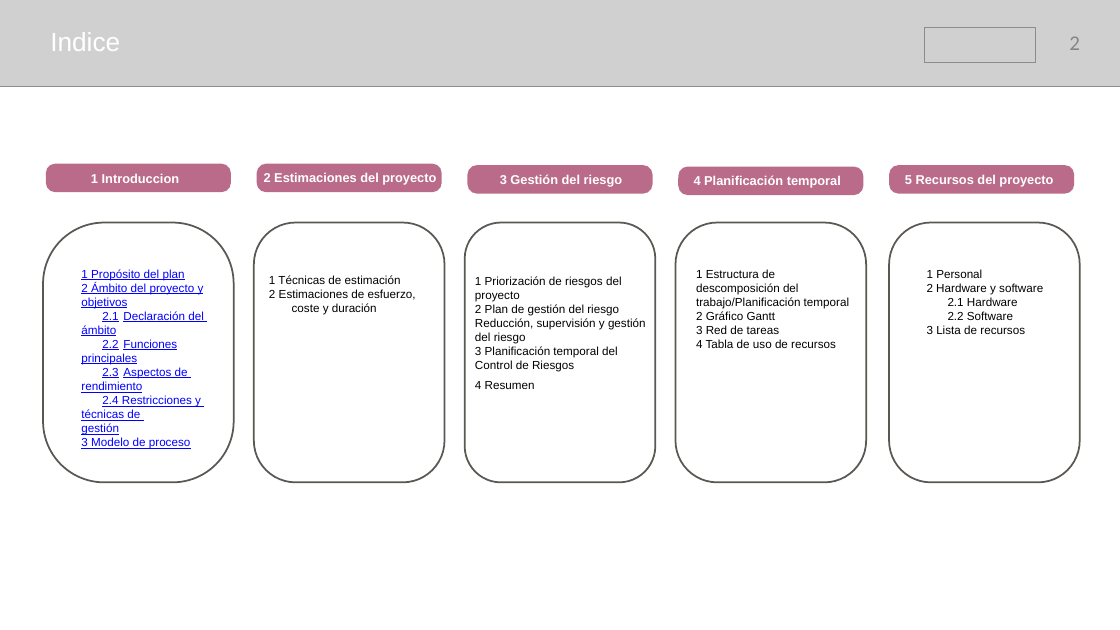
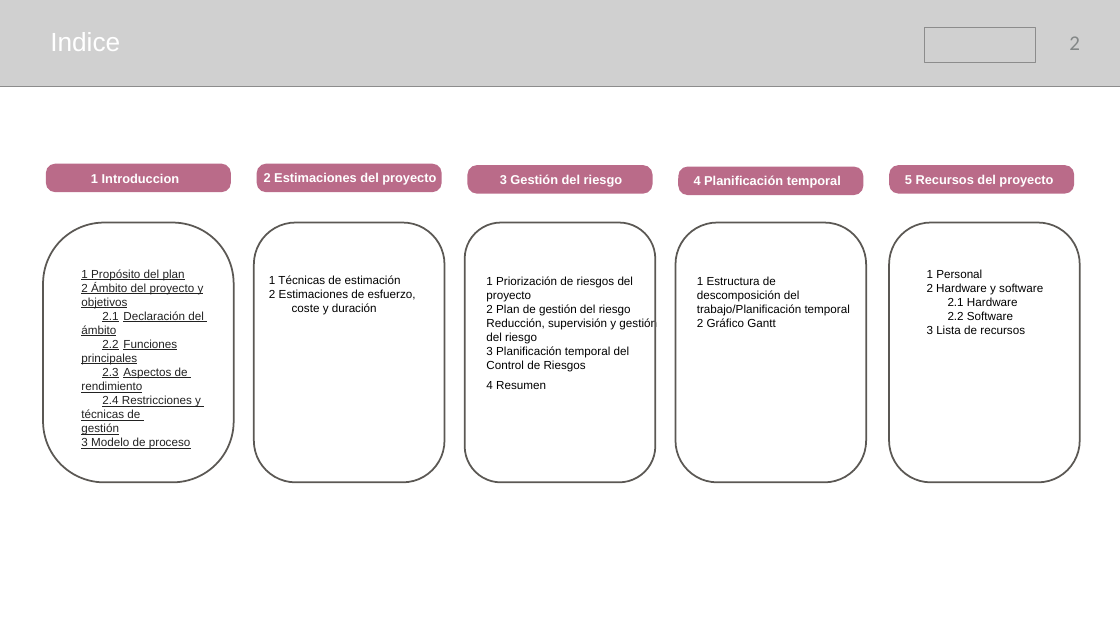
Before and after one commit to samusolo/iDoctor, a slide deck: slide 2 of Plan de proyecto.pptx. Drawn at 1120x630 pixels with LibreOffice and Linux fonts; fonts in the diff are those of the drawing; grey boxes stand for pictures. Boxes give left, top, right and bottom in pixels: in the first picture for what was removed or moved away, otherwise in the second. Text is boxed around its words. In the diff, an @@ line names an element or a change of style, - is before the commit and + after.

```diff
--- a/Plan de proyecto.pptx
+++ b/Plan de proyecto.pptx
@@ text "1 Propósito del plan" at [81,269,204,449]: text colour #0000FF to #222222 @@
@@ text "1 Priorización de riesgos del ...": place and size @@
-text "1 Priorización de riesgos del ..." at [475,276,646,389]
+text "1 Priorización de riesgos del ..." at [486,276,657,389]
@@ text "1 Estructura de descomposición del ...": place and size @@
-text "1 Estructura de descomposición del ..." at [696,269,849,348]
+text "1 Estructura de descomposición del ..." at [697,276,850,327]
@@ text at [696,325,836,348]: paragraphs removed @@
-3 Red de tareas
-4 Tabla de uso de recursos
```
Also in this commit, not shown: 11 other slides changed, 2 slides added, 1 other file.
